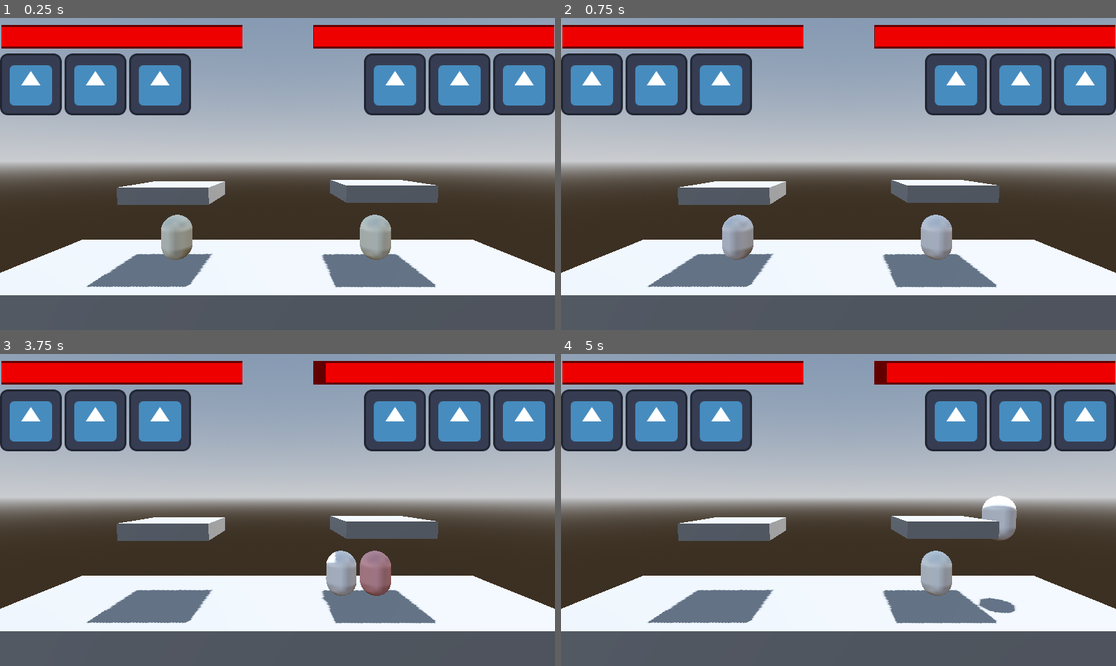
Above: before the commit, frames 1-4 (two rows, left to right).
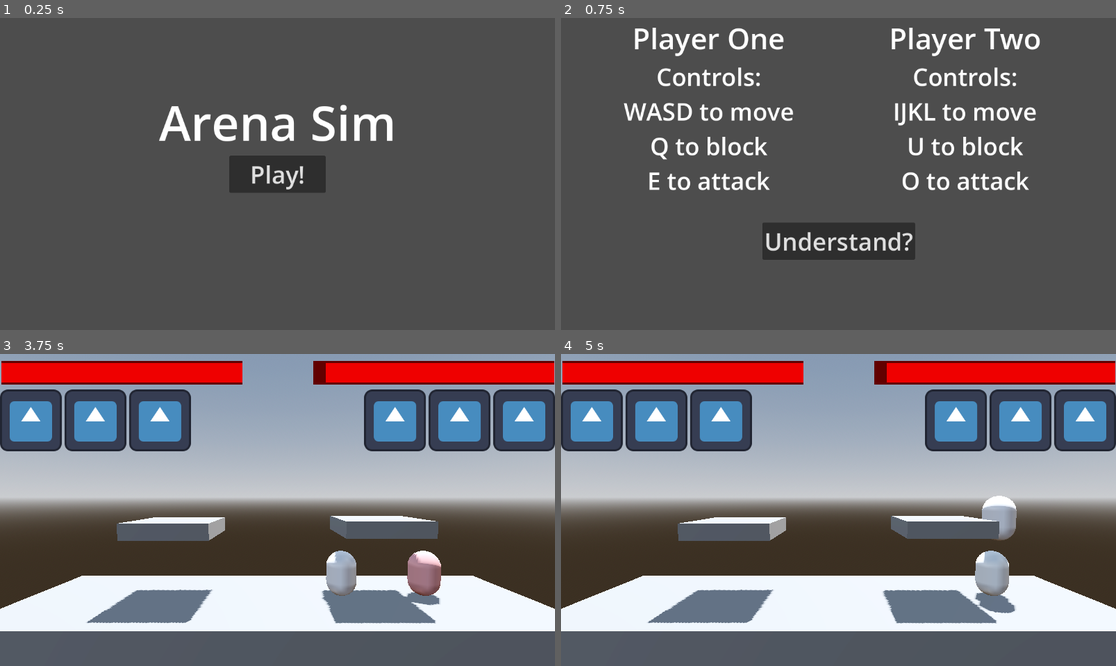
Above: after the commit, the same moments.

Repository: Rubix334/ArenaFighter
Game: Godot game, scene res://Title.tscn
Two runs of this game, one before a commit and one after it. Both use one fixed random seed, a clock stepped at 60 frames per second and the inputs below. Before the commit the project starts from res://Arena.tscn. The engine's default icon, where the game draws it, is replaced by a stand-in: a white triangle on a blue panel in a dark square.
Inputs (mouse positions are in pixels of both pictures, inside the frame that each line leads up to):
- Up to frame 1 (0.25 s): no input
- Up to frame 2 (0.75 s): click (838, 174) at 0.5 s, where only the run after the commit has a clickable "Play!"
- Up to frame 3 (3.75 s): click (277, 578) at 1.25 s, where only the run after the commit has a clickable "Understand?"; tap Enter at 2 s; hold D (P1Right) 2.03-2.78 s; tap E (P1Attack) at 2.1, 3.6 s; hold S (P1Down) 2.78-3.53 s; tap Q (P1Block) at 2.85 s; tap Space at 3.5 s; hold D (P1Right) from 3.53 s (still down)
- Up to frame 4 (5 s): release D (P1Right) at 4.28 s; hold W (P1Up) from 4.28 s (still down); tap Q (P1Block) at 4.35 s

The runs differ from the first frame. In frame 1, 78% of the frame differs, in the area x 0-100%, y 0-89%; in frame 2, 78%; in frame 3, 1.6%; in frame 4, 1.5%.

Commit message:
Basic title and instruction screen

Diff:
--- /dev/null
+++ b/arena-fighter/Intructions.tscn
@@ -0,0 +1,82 @@
+[gd_scene format=3 uid="uid://c5qehjg1bl4vl"]
+
+[ext_resource type="Script" uid="uid://cx5ar8p0fcofr" path="res://intructions.gd" id="1_rve3h"]
+
+[sub_resource type="LabelSettings" id="LabelSettings_i073q"]
+font_size = 60
+
+[sub_resource type="LabelSettings" id="LabelSettings_75cri"]
+font_size = 50
+
+[node name="Control" type="Control" unique_id=1392701018]
+layout_mode = 3
+anchors_preset = 15
+anchor_right = 1.0
+anchor_bottom = 1.0
+grow_horizontal = 2
+grow_vertical = 2
+script = ExtResource("1_rve3h")
+
+[node name="P1Vbox" type="VBoxContainer" parent="." unique_id=1483745442]
+layout_mode = 0
+offset_left = 130.0
+offset_right = 484.0
+offset_bottom = 372.0
+
+[node name="P1" type="Label" parent="P1Vbox" unique_id=497670749]
+layout_mode = 2
+text = "Player One"
+label_settings = SubResource("LabelSettings_i073q")
+horizontal_alignment = 1
+
+[node name="P1Intructions" type="Label" parent="P1Vbox" unique_id=1365348385]
+layout_mode = 2
+text = "Controls:
+WASD to move
+Q to block
+E to attack"
+label_settings = SubResource("LabelSettings_75cri")
+horizontal_alignment = 1
+
+[node name="P2Vbox" type="VBoxContainer" parent="." unique_id=1249710109]
+layout_mode = 1
+anchors_preset = 1
+anchor_left = 1.0
+anchor_right = 1.0
+offset_left = -471.0
+offset_right = -155.0
+offset_bottom = 372.0
+grow_horizontal = 0
+
+[node name="P1" type="Label" parent="P2Vbox" unique_id=739075045]
+layout_mode = 2
+text = "Player Two"
+label_settings = SubResource("LabelSettings_i073q")
+horizontal_alignment = 1
+
+[node name="P1Intructions" type="Label" parent="P2Vbox" unique_id=113297151]
+layout_mode = 2
+text = "Controls:
+IJKL to move
+U to block
+O to attack"
+label_settings = SubResource("LabelSettings_75cri")
+horizontal_alignment = 1
+
+[node name="Button" type="Button" parent="." unique_id=2080229637]
+layout_mode = 1
+anchors_preset = 8
+anchor_left = 0.5
+anchor_top = 0.5
+anchor_right = 0.5
+anchor_bottom = 0.5
+offset_left = -158.5
+offset_top = 101.0
+offset_right = 158.5
+offset_bottom = 178.0
+grow_horizontal = 2
+grow_vertical = 2
+theme_override_font_sizes/font_size = 50
+text = "Understand?"
+
+[connection signal="pressed" from="Button" to="." method="_on_button_pressed"]
--- a/arena-fighter/Title.tscn
+++ b/arena-fighter/Title.tscn
@@ -1,4 +1,9 @@
 [gd_scene format=3 uid="uid://bcju6w50ubwxx"]
+
+[ext_resource type="Script" uid="uid://bm5co6mafjaa5" path="res://title.gd" id="1_c0dwi"]
+
+[sub_resource type="LabelSettings" id="LabelSettings_ax32a"]
+font_size = 100
 
 [node name="Control" type="Control" unique_id=756707391]
 layout_mode = 3
@@ -7,10 +12,38 @@
 anchor_bottom = 1.0
 grow_horizontal = 2
 grow_vertical = 2
+script = ExtResource("1_c0dwi")
 
-[node name="Label3D" type="Label3D" parent="." unique_id=1759530698]
+[node name="Label" type="Label" parent="." unique_id=1732916160]
+layout_mode = 1
+anchors_preset = 8
+anchor_left = 0.5
+anchor_top = 0.5
+anchor_right = 0.5
+anchor_bottom = 0.5
+offset_left = -246.0
+offset_top = -176.0
+offset_right = 246.0
+offset_bottom = -39.0
+grow_horizontal = 2
+grow_vertical = 2
 text = "Arena Sim"
-font_size = 39
+label_settings = SubResource("LabelSettings_ax32a")
 
-[node name="Camera3D" type="Camera3D" parent="." unique_id=817257229]
-transform = Transform3D(1, 0, 0, 0, 1, 0, 0, 0, 1, 0, 0, 1.5143824)
+[node name="Button" type="Button" parent="." unique_id=380935627]
+layout_mode = 1
+anchors_preset = 8
+anchor_left = 0.5
+anchor_top = 0.5
+anchor_right = 0.5
+anchor_bottom = 0.5
+offset_left = -100.0
+offset_top = -25.0
+offset_right = 100.0
+offset_bottom = 25.0
+grow_horizontal = 2
+grow_vertical = 2
+theme_override_font_sizes/font_size = 50
+text = "Play!"
+
+[connection signal="pressed" from="Button" to="." method="_on_button_pressed"]
--- a/arena-fighter/arena.gd
+++ b/arena-fighter/arena.gd
@@ -28,6 +28,11 @@
 		player2.health -= damage
 		player2.animation_player.play("took_damage")
 		print(player2.name + " Health Left: "+ str(player2.health))
+		if player1.position.x <= player2.position.x:
+			player2.velocity.x += 200
+		elif player1.position.x > player2.position.x:
+			player2.velocity.x -= 200
+		player2.move_and_slide()
 
 func _on_attackzone_body_entered(body: Node3D) -> void:
 	print(body.name)
@@ -53,6 +58,7 @@
 		player1.animation_player.play("took_damage")
 		print(player1.name + " Health Left: "+ str(player1.health))
 
+
 func _on_attackzone2_body_entered(body: Node3D) -> void:
 	print(body.name)
 	if body.is_in_group("player1"):
--- /dev/null
+++ b/arena-fighter/intructions.gd
@@ -0,0 +1,7 @@
+extends Control
+
+
+
+
+func _on_button_pressed() -> void:
+	get_tree().change_scene_to_file("res://Arena.tscn")
--- a/arena-fighter/project.godot
+++ b/arena-fighter/project.godot
@@ -11,7 +11,7 @@
 [application]
 
 config/name="Arena Fighter"
-run/main_scene="res://Arena.tscn"
+run/main_scene="uid://bcju6w50ubwxx"
 config/features=PackedStringArray("4.6", "Forward Plus")
 config/icon="res://icon.svg"
 
--- /dev/null
+++ b/arena-fighter/title.gd
@@ -0,0 +1,5 @@
+extends Control
+
+
+func _on_button_pressed() -> void:
+	get_tree().change_scene_to_file("res://Intructions.tscn")
Not shown, added: arena-fighter/intructions.gd.uid
Not shown, added: arena-fighter/title.gd.uid
